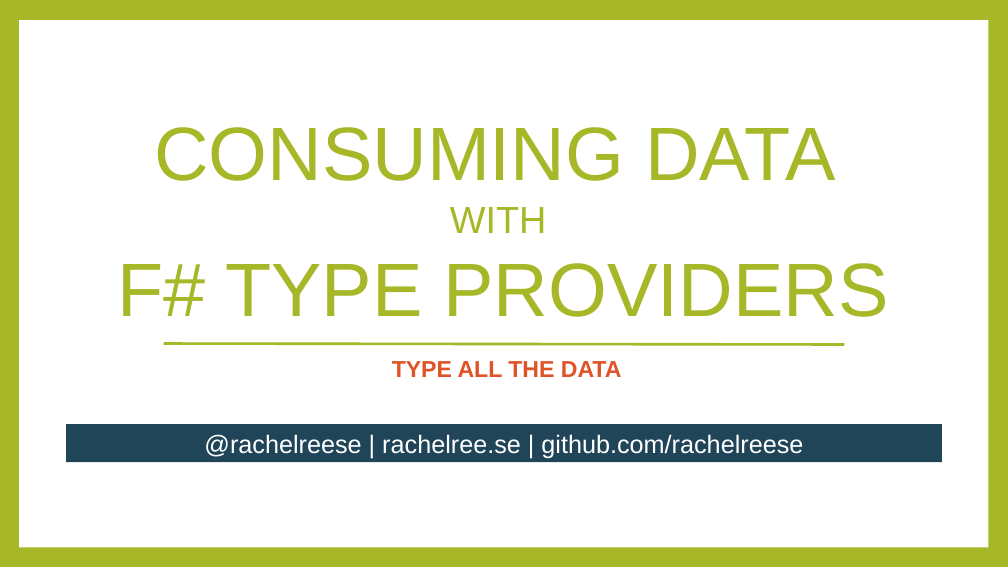
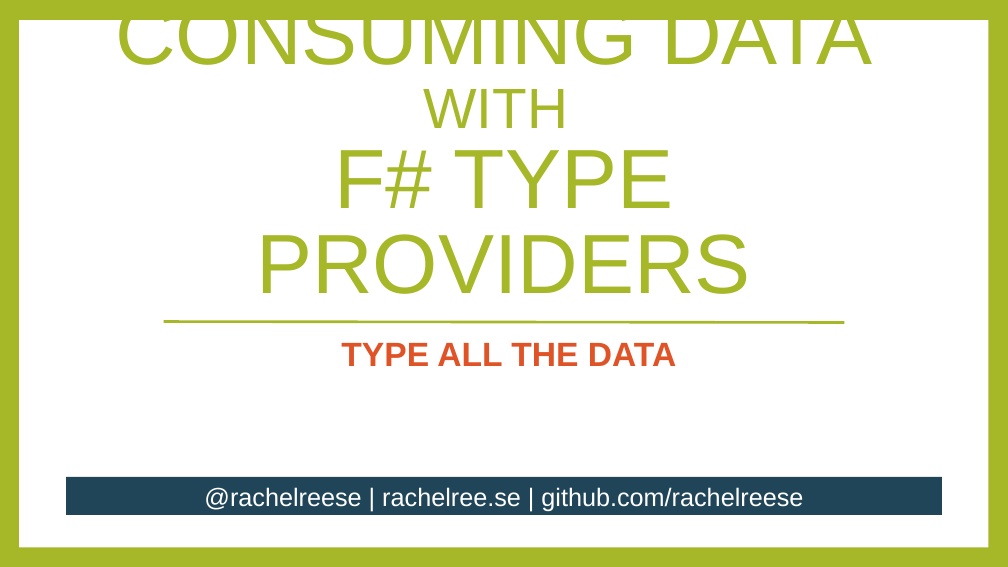
Before and after one commit to rachelblasucci/Current-Talks, a slide deck: slide 13 of Type Providers/Type Providers.pptx (slide 15 before the commit). Drawn at 1008x567 pixels with LibreOffice and Linux fonts; fonts in the diff are those of the drawing. Boxes give left, top, right and bottom in pixels: in the first picture for what was removed or moved away, otherwise in the second. Text is boxed around its words. In the diff, an @@ line names an element or a change of style, - is before the commit and + after.

```diff
--- a/Type Providers/Type Providers.pptx
+++ b/Type Providers/Type Providers.pptx
@@ title "CONSUMING DATA WITH F# TYPE ...": place and size @@
-title "CONSUMING DATA WITH F# TYPE ..." at (91,97,916,339)
+title "CONSUMING DATA WITH F# TYPE ..." at (91,73,916,315)
@@ title "CONSUMING DATA WITH F# TYPE ..." at (91,73,916,315): size 72 to 80 pt in "CONSUMING DATA F# TYPE PROVIDERS"; size 36 to 54 pt in "WITH"; line spacing 1 to 0.85; vertical alignment middle to bottom; fill #FFFFFF at 60% opacity to #FFFFFF @@
@@ line moved from (163, 343) - (844, 345) to (163, 321) - (844, 323) @@
@@ subtitle "TYPE ALL THE DATA": place and size @@
-subtitle "TYPE ALL THE DATA" at (392,361,622,377)
+subtitle "TYPE ALL THE DATA" at (341,343,676,366)
@@ subtitle "TYPE ALL THE DATA" at (341,343,676,366): size 22 to 32 pt; line spacing 0.9 to 0.8 @@
@@ rectangle "@rachelreese | rachelree.se | github.com/rachelreese": place and size @@
-rectangle "@rachelreese | rachelree.se | github.com/rachelreese" at (66,424,941,462)
+rectangle "@rachelreese | rachelree.se | github.com/rachelreese" at (66,477,941,515)
```
Also in this commit, not shown: 7 other slides changed, 1 slide added, 3 slides removed.
